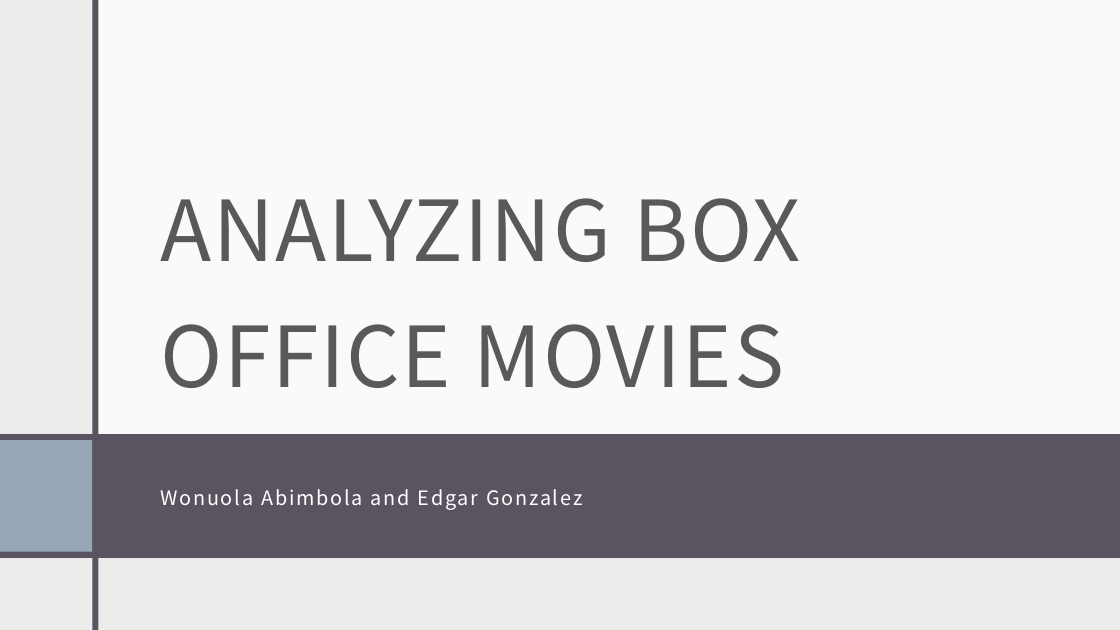
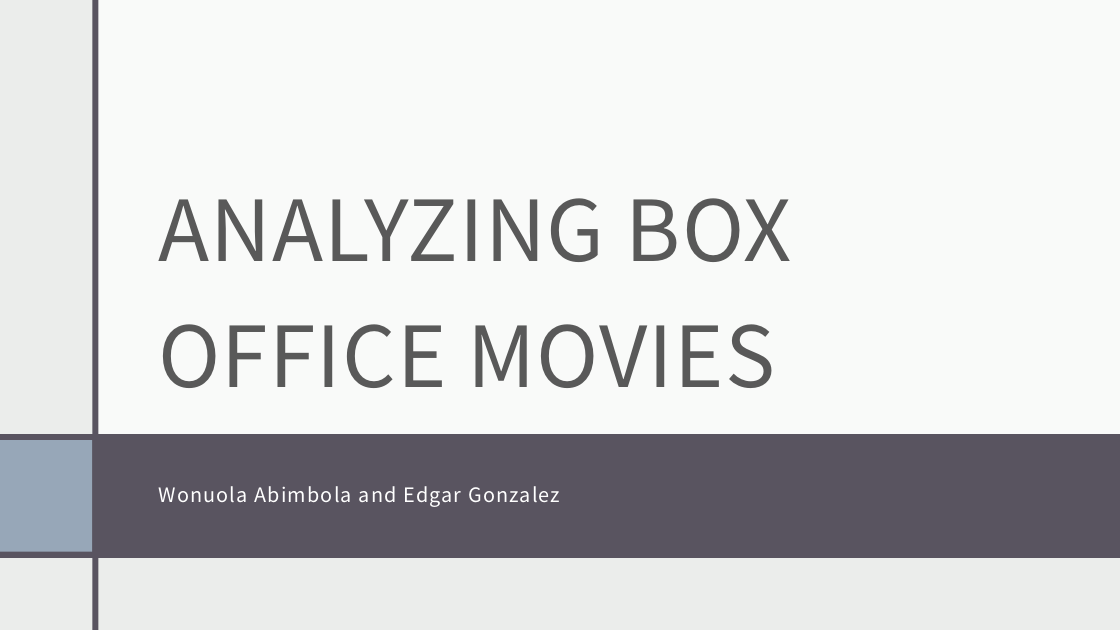
Before and after one commit to Wonuabimbola/analysis-of-the-film-industry, a slide deck: slide 1 of analysis_of_film_industry.pptx. Drawn at 1120x630 pixels with LibreOffice and Linux fonts; fonts in the diff are those of the drawing. Boxes give left, top, right and bottom in pixels: in the first picture for what was removed or moved away, otherwise in the second. Text is boxed around its words. In the diff, an @@ line names an element or a change of style, - is before the commit and + after.

Commit message:
Changes to slides

```diff
--- a/analysis_of_film_industry.pptx
+++ b/analysis_of_film_industry.pptx
@@ title "ANALYZING BOX OFFICE MOVIES" at (x1=158, y1=198, x2=792, y2=388): letter spacing 1.5 to 1 pt @@
@@ subtitle "Wonuola Abimbola and Edgar Gonzalez" at (x1=158, y1=486, x2=560, y2=507): letter spacing 1.5 to 1 pt; line spacing 1.4 to 1.35 @@
```
Also in this commit, not shown: 5 other slides changed, 4 slides added, 1 other file.
